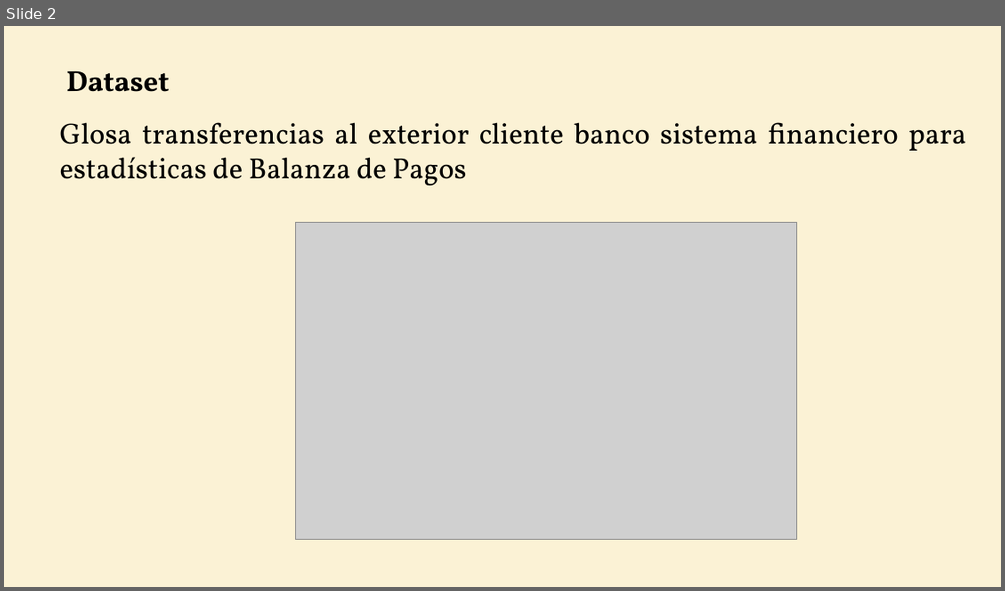
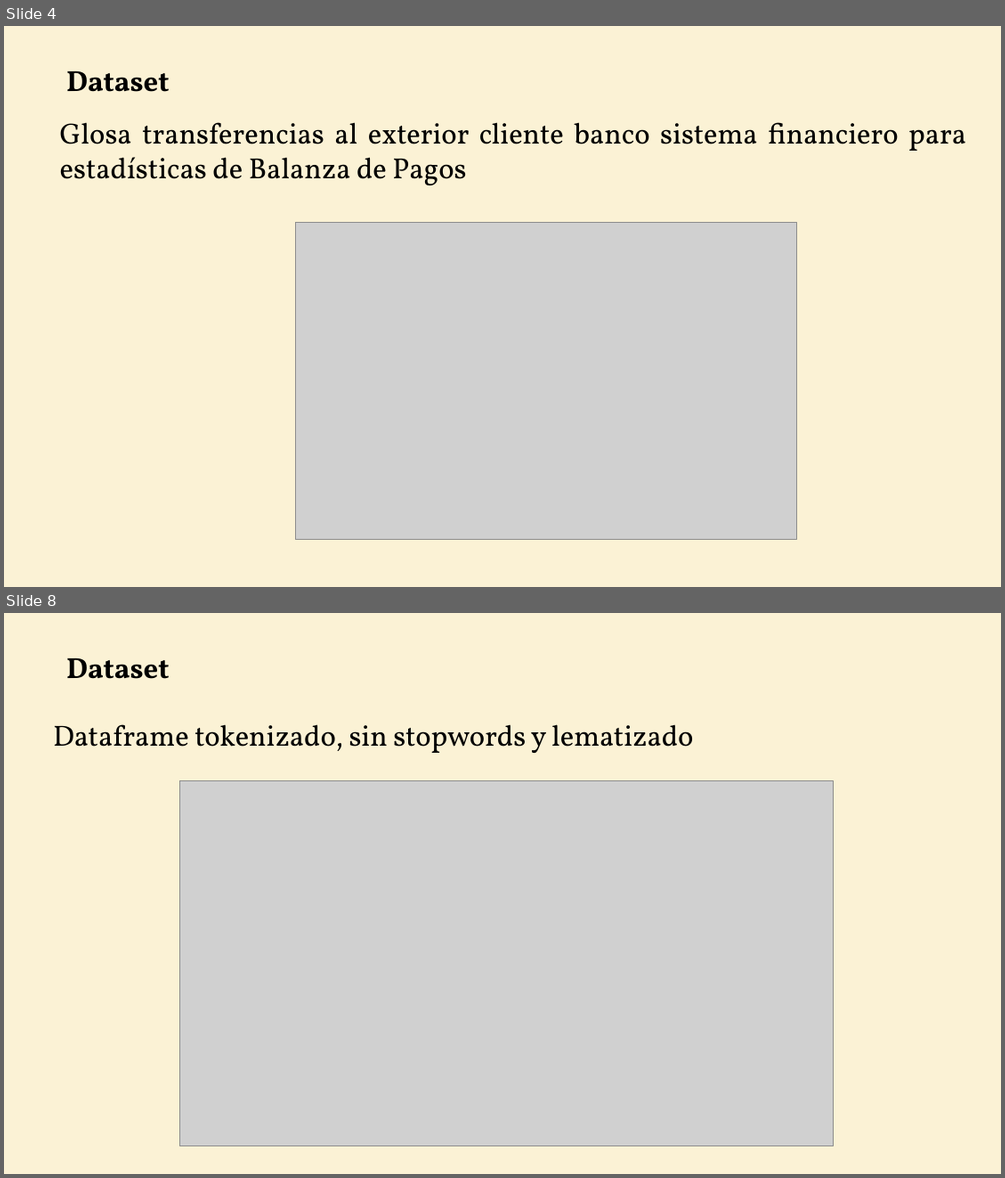
Before and after one commit to WilderGitHub/MCD, a slide deck: II. 08 Minería de Datos II/Proyecto Final.pptx. Shown one above the other, each under a label of ours: slide 2 before the commit, slides 4 and 8 after it; the slides between them are not shown. The pictures are 1005x591 and 1005x1178 pixels, drawn with LibreOffice and Linux fonts; fonts in the diff are those of the drawing; grey boxes stand for pictures. Boxes give left, top, right and bottom in pixels: in the first picture for what was removed or moved away, otherwise in the second. Text is boxed around its words. In the diff, an @@ line names an element or a change of style, - is before the commit and + after.

```diff
--- a/II. 08 Minería de Datos II/Proyecto Final.pptx
+++ b/II. 08 Minería de Datos II/Proyecto Final.pptx
@@ slide 8 added at [4, 613, 1001, 1174], background #F7DD93 at 38% opacity @@
@@ text added at [66, 658, 170, 679], 28 pt, text #000000, bold @@
+Dataset
@@ text added at [53, 724, 694, 753], 28 pt, text #000000 @@
+Dataframe tokenizado, sin stopwords y lematizado
@@ picture added at [180, 781, 833, 1145] @@
@@ what was slide 2 is now slide 4 @@
```
Also in this commit, not shown: 2 slides changed, 12 other slides added, 8 slides removed, 1 other file.
